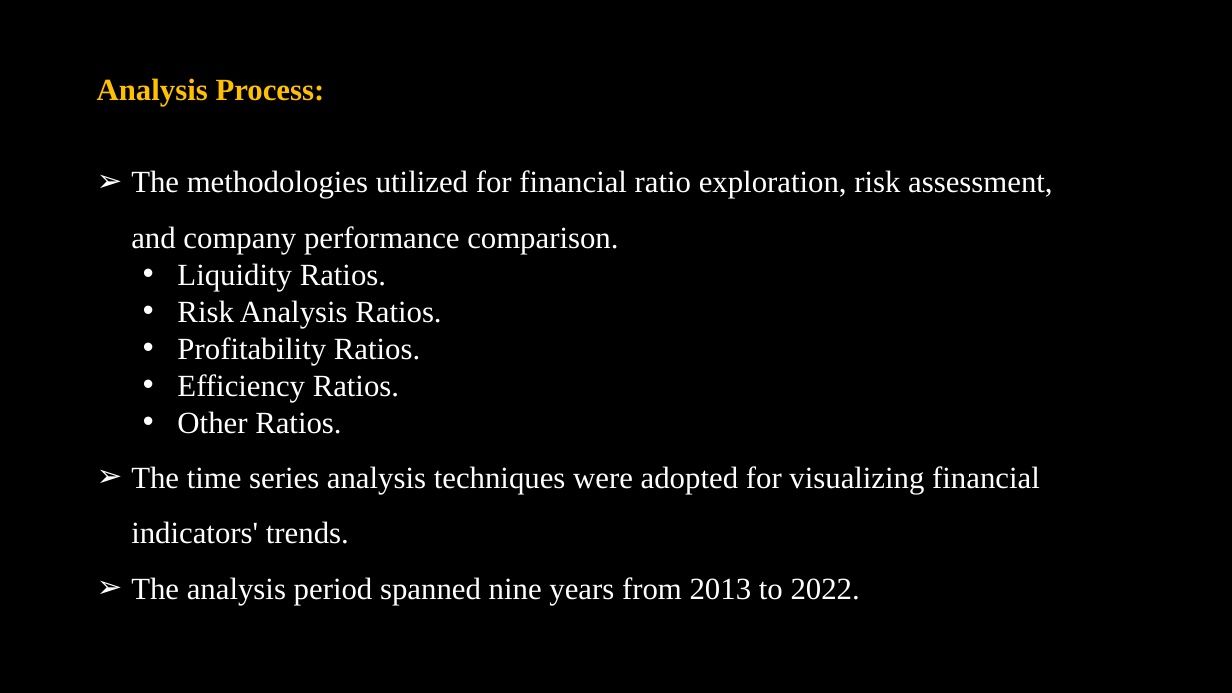
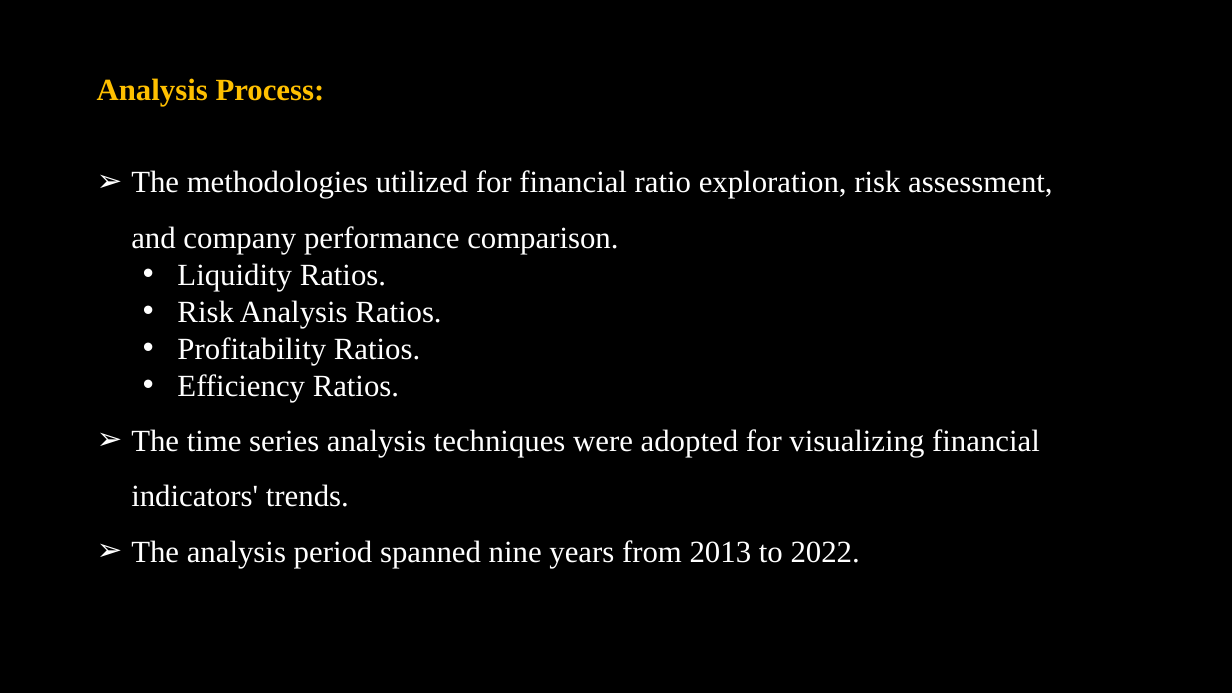
Before and after one commit to jash1112/project-financial_analysis, a slide deck: slide 6 of The project.pptx. Drawn at 1232x693 pixels with LibreOffice and Linux fonts; fonts in the diff are those of the drawing; background and template pictures are left out. Boxes give left, top, right and bottom in pixels: in the first picture for what was removed or moved away, otherwise in the second. Text is boxed around its words. In the diff, an @@ line names an element or a change of style, - is before the commit and + after.

```diff
--- a/The project.pptx
+++ b/The project.pptx
@@ text at (x1=177, y1=411, x2=341, y2=434): paragraph removed @@
-  • Other Ratios.
```
Also in this commit, not shown: 2 other slides changed, 4 slides added, 3 slides removed, 1 other file.
